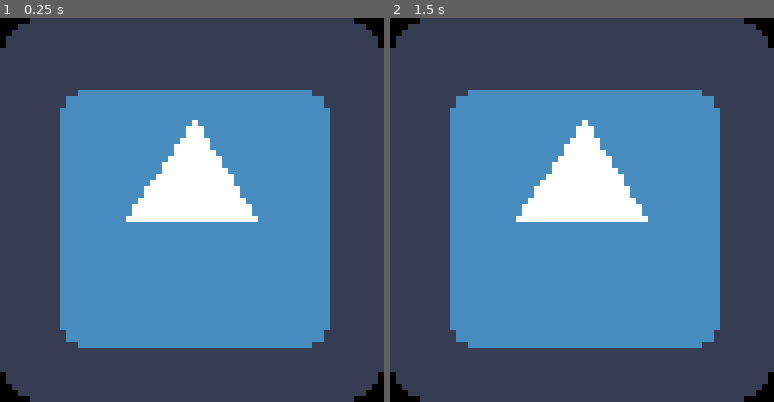
Above: before the commit, frames 1-2 (left to right).
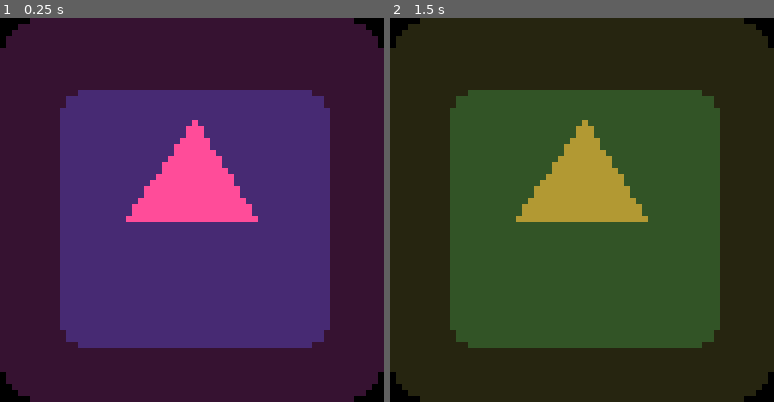
Above: after the commit, the same moments.

Repository: DOGamedev5/LodrofoPet
Game: Godot game, scene res://main.tscn
Two runs of this game, one before a commit and one after it. Both use one fixed random seed, a clock stepped at 60 frames per second and the inputs below. The engine's default icon, where the game draws it, is replaced by a stand-in: a white triangle on a blue panel in a dark square.
Inputs (mouse positions are in pixels of both pictures, inside the frame that each line leads up to):
- Up to frame 1 (0.25 s): no input
- Up to frame 2 (1.5 s): tap Enter at 0.5 s; move the mouse to (666, 190) at 0.52 s; click (666, 190) at 0.67 s; tap Space at 1.25 s; move the mouse to (505, 229) at 1.27 s; click (505, 229) at 1.42 s

The runs differ from the first frame. In frame 1, 99% of the frame differs, in the area x 0-100%, y 0-100%; in frame 2, 99%.

Commit message:
new bounce on the X walls and new friction system and bug fixies

Diff:
--- a/main.gd
+++ b/main.gd
@@ -1,13 +1,24 @@
 extends Node2D
 
+export var max_speed := 120
+export var acceleration := 50
+export var have_gravity := true
+export var gravity_force := 200
+export var jump_force := -400
+export var friction_force := 3.8
+export var bounce := 0.5
+
+var motion := Vector2.ZERO
 var direction := Vector2.ZERO
-export var velocity := 120
-export var have_gravity := true
-export var gravity_force := 400
 var window_position_delta := Vector2.ZERO
 var is_grabbed := false
 
+var last_positions := []
+var velocity := Vector2.ZERO
+
+
 func _ready():
+
 	window_position_delta = OS.window_position
 	randomize()
 	$StateMachine.init(self)
@@ -15,7 +26,11 @@
 func _physics_process(delta):
 	$StateMachine.processMachine(delta)
 	if not is_grabbed:
+		moveMotion(delta)
 		move(delta)
+		if OS.window_position.y < 0:
+			motion.y = 0
+
 
 func _input(event):
 	if event is InputEventMouseButton:
@@ -35,12 +50,14 @@
 	if window_position_delta.x <= 0 and direction.x < 0:
 		window_position_delta.x = 0
 		direction.x = 1
+		motion.x *= -1
 
 	if window_position_delta.x >= OS.get_screen_size().x - (OS.window_size.x) and direction.x > 0:
 		window_position_delta.x = OS.get_screen_size().x - (OS.window_size.x)
 		direction.x = -1
+		motion.x *= -1
 
-	var movement : Vector2 = direction * delta * velocity
+	var movement : Vector2 = motion * delta
 
 	window_position_delta += movement
 
@@ -52,14 +69,40 @@
 
 	OS.window_position = window_position_delta
 
+func moveMotion(delta):
+
+	if direction.x > 0 and motion.x < max_speed:
+		motion.x += acceleration * delta
+		if motion.x > max_speed:
+			motion.x = max_speed
+
+	if direction.x < 0 and motion.x > -max_speed:
+		motion.x -= acceleration * delta
+		if motion.x < -max_speed:
+			motion.x = -max_speed
+
+	if not direction.x and onFloor():
+		var lastDirection := sign(motion.x)
+		motion.x -= friction_force * motion.x * delta
+		if lastDirection != sign(motion.x):
+			motion.x = 0
 
 
 func gravity(delta):
-	if not onFloor(): return
+	if onFloor():
+		if motion.y > 0:
+			motion.y = 0
+		return
 
 	var movement : Vector2 = Vector2.DOWN * gravity_force * delta
 
-	window_position_delta += movement
+	motion += movement
 
 func onFloor():
-	return OS.window_position.y < OS.get_screen_size().y - (OS.window_size.y)
+	return OS.window_position.y >= OS.get_screen_size().y - (OS.window_size.y)
+
+func _on_Timer_timeout():
+	last_positions.append(OS.window_position)
+	if last_positions.size() > 2:
+		last_positions.pop_front()
+		velocity = last_positions[1] - last_positions[0]
--- a/main.tscn
+++ b/main.tscn
@@ -7,16 +7,19 @@
 [ext_resource path="res://pet/scripts/WALK.gd" type="Script" id=5]
 [ext_resource path="res://pet/scripts/FALL.gd" type="Script" id=6]
 [ext_resource path="res://pet/scripts/GRAB.gd" type="Script" id=7]
+[ext_resource path="res://pet/scripts/JUMP.gd" type="Script" id=8]
 
 [node name="Node2D" type="Node2D"]
 script = ExtResource( 2 )
+acceleration = 100
 
 [node name="Icon" type="Sprite" parent="."]
 position = Vector2( 32, 32 )
 texture = ExtResource( 1 )
 
 [node name="Timer" type="Timer" parent="."]
-wait_time = 4.0
+wait_time = 0.025
+autostart = true
 
 [node name="StateMachine" type="Node" parent="."]
 script = ExtResource( 3 )
@@ -39,3 +42,11 @@
 
 [node name="GRAB" type="Node" parent="StateMachine"]
 script = ExtResource( 7 )
+
+[node name="JUMP" type="Node" parent="StateMachine"]
+script = ExtResource( 8 )
+
+[node name="Timer" type="Timer" parent="StateMachine/JUMP"]
+one_shot = true
+
+[connection signal="timeout" from="Timer" to="." method="_on_Timer_timeout"]
--- a/pet/scripts/FALL.gd
+++ b/pet/scripts/FALL.gd
@@ -2,11 +2,29 @@
 
 
 func enter(_ls):
+	parent.modulate = Color(0.3, 0.6, 0.9)
 	pass
 
-func _physics_process(_delta):
+func process_physics(_delta):
+	if OS.window_position.x < 0:
+		if parent.motion.x < 0:
+			parent.motion.x *= -parent.bounce
 
-	pass
+		parent.window_position_delta.x = 0
+		parent.motion.y /= 2
+
+	if OS.window_position.x + OS.window_size.x > OS.get_screen_size().x:
+		if parent.motion.x > 0:
+			parent.motion.x *= -parent.bounce
+
+		parent.window_position_delta.x = OS.get_screen_size().x - OS.window_size.x
+		parent.motion.y /= 2
+
+	if OS.window_position.y < 0:
+		parent.motion.y = 0
+		parent.window_position_delta.y = 0
+
+		parent.motion.x /= 2
 
 func process_state():
 	if parent.onFloor():
--- a/pet/scripts/GRAB.gd
+++ b/pet/scripts/GRAB.gd
@@ -1,13 +1,17 @@
 extends State
 
 func enter(_ls):
+	parent.modulate = Color(0.7, 0.6, 0.2)
 	parent.direction = Vector2.ZERO
 
-func _physics_process(_delta):
+func physics_process(_delta):
 
 	pass
 
 func process_state():
 	if not parent.is_grabbed:
-		return "IDLE"
+		return "FALL"
 	pass
+
+func exit():
+	parent.motion = parent.velocity * 10
--- a/pet/scripts/IDLE.gd
+++ b/pet/scripts/IDLE.gd
@@ -2,11 +2,33 @@
 
 onready var time := $Timer
 
+var nextState := ["WALK", "JUMP", "WALK", "WALK", "WALK"]
+
 func enter(_ls):
+	parent.modulate = Color(1, 0.3, 0.6)
 	parent.direction.x = 0
 	time.wait_time = rand_range(2, 5)
 	time.start()
 
+func process_physics(_delta):
+	if OS.window_position.x < 0:
+		if parent.motion.x < 0:
+			parent.motion.x *= -parent.bounce
+
+		parent.window_position_delta.x = 0
+		parent.motion.y /= 2
+
+	if OS.window_position.x + OS.window_size.x > OS.get_screen_size().x:
+		if parent.motion.x > 0:
+			parent.motion.x *= -parent.bounce
+
+		parent.window_position_delta.x = OS.get_screen_size().x - OS.window_size.x
+		parent.motion.y /= 2
+
 func process_state():
+	if not parent.onFloor():
+		return "FALL"
+
 	if time.is_stopped():
-		return "WALK"
+		nextState.shuffle()
+		return nextState[0]
--- /dev/null
+++ b/pet/scripts/JUMP.gd
@@ -0,0 +1,15 @@
+extends State
+
+
+func enter(_ls):
+	parent.modulate = Color(0.3, 1, 0.1)
+	parent.direction.x = 1 - ((randi() % 2) * 2)
+
+	var movement : Vector2 = Vector2.DOWN * parent.jump_force * rand_range(0.3, 1.2)
+	parent.motion.y = movement.y
+
+	$Timer.start()
+
+func process_state():
+	if parent.motion.y >= 0:
+		return "FALL"
--- a/pet/scripts/WALK.gd
+++ b/pet/scripts/WALK.gd
@@ -2,17 +2,16 @@
 
 onready var time := $Timer
 
+var nextState := ["IDLE", "JUMP", "IDLE", "IDLE", "WALK", "WALK"]
+
 func enter(_ls):
+	parent.modulate = Color(0.8, 0.6, 0.9)
 	parent.direction.x = 1 - ((randi() % 2) * 2)
-
 
 	time.wait_time = rand_range(0.5, 12)
 	time.start()
 
-func _physics_process(_delta):
-
-	pass
-
 func process_state():
 	if time.is_stopped():
-		return "IDLE"
+		nextState.shuffle()
+		return nextState[0]
Not shown: 1 places in main.tscn that only renumber resources
